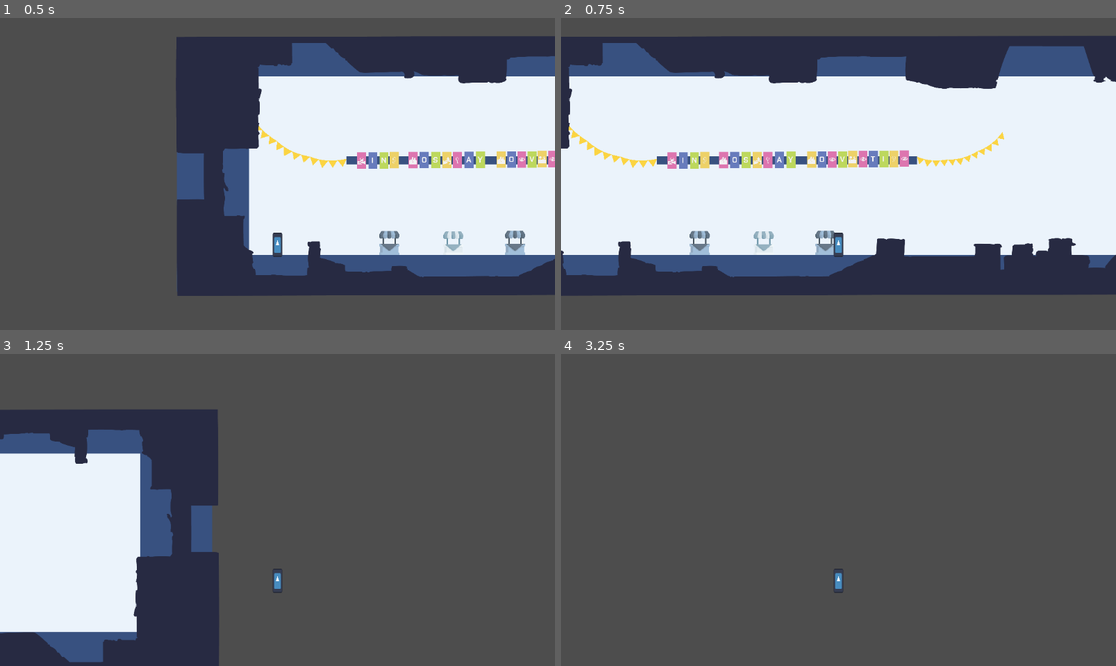
Above: before the commit, frames 1-4 (two rows, left to right).
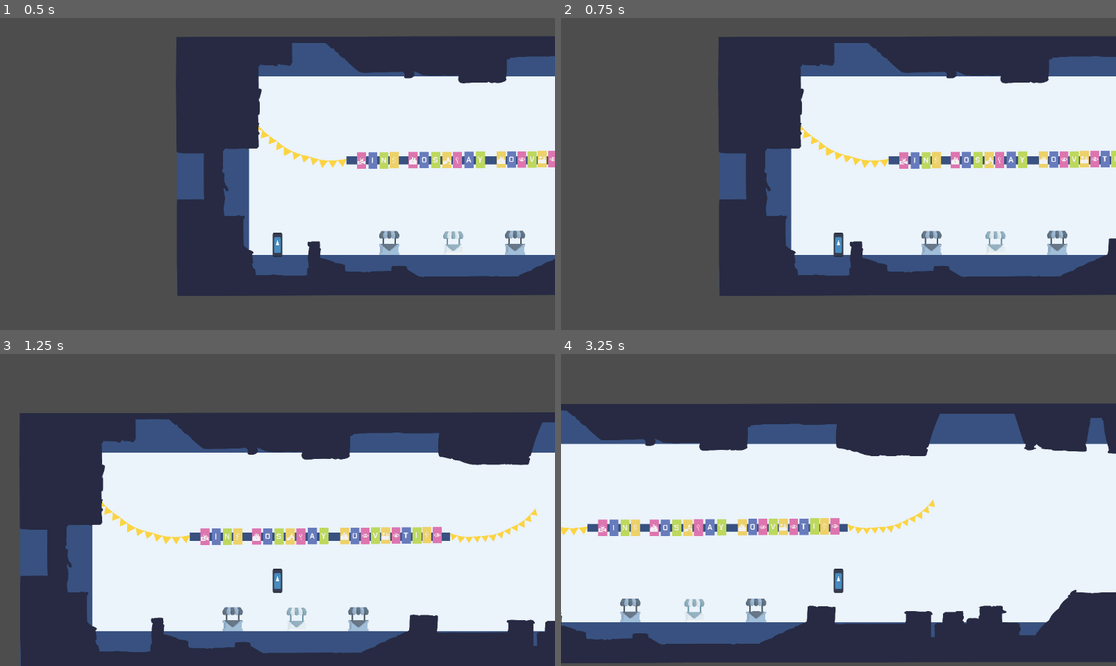
Above: after the commit, the same moments.

Repository: EGJ-25-Double/Platformer
Game: Godot game, scene res://map/Map.tscn
Two runs of this game, one before a commit and one after it. Both use one fixed random seed, a clock stepped at 60 frames per second and the inputs below. The engine's default icon, where the game draws it, is replaced by a stand-in: a white triangle on a blue panel in a dark square.
Inputs:
- Up to frame 1 (0.5 s): no input
- Up to frame 2 (0.75 s): hold D (move_right) from 0.53 s (still down)
- Up to frame 3 (1.25 s): keep holding D (move_right); tap Space (jump) at 0.77 s
- Up to frame 4 (3.25 s): tap Space (jump) at 1.52, 3.02 s; release D (move_right) at 2.03 s; hold A (move_left) 2.03-2.78 s; hold D (move_right) from 2.78 s (still down)

Frame 1 is identical in both runs. In frame 2, 42% of the frame differs, in the area x 0-100%, y 5-90%; in frame 3, 72%; in frame 4, 83%, in the area x 0-100%, y 15-100%.

Commit message:
player with friction

Diff:
--- a/PlayerCharacter/player_character.gd
+++ b/PlayerCharacter/player_character.gd
@@ -1,7 +1,9 @@
-extends CharacterBody2D
+class_name PlayerCharacter extends CharacterBody2D
 
-@export var speed = 400
 @export var jump_impulse = 400
+@export var speed = 600.0
+@export var acceleration := 1800.0
+@export var friction := 1000.0
 
 var gravity = ProjectSettings.get_setting("physics/2d/default_gravity")
 
@@ -11,10 +13,17 @@
 		velocity.y = -jump_impulse
 
 func _physics_process(delta: float) -> void:
+	var direction = 0.0
+	if Input.is_action_pressed("move_left"):
+			direction -= 1.0
+	if Input.is_action_pressed("move_right"):
+			direction += 1.0
+
+	if direction != 0:
+			velocity.x = move_toward(velocity.x, direction * speed, acceleration * delta)
+	else:
+			velocity.x = move_toward(velocity.x, 0, friction * delta)
+
 	if not is_on_floor():
 		velocity.y += gravity * delta
-	if Input.is_action_pressed("move_left"):
-		velocity.x += -1  * speed
-	if Input.is_action_pressed("move_right"):
-		velocity.x += 1 * speed
 	move_and_slide()
--- /dev/null
+++ b/ui/skin_selection_menu.tscn
@@ -0,0 +1,31 @@
+[gd_scene format=3 uid="uid://bc4lp53848c3g"]
+
+[node name="SkinSelectionMenu" type="CanvasLayer"]
+
+[node name="CenterContainer" type="CenterContainer" parent="."]
+offset_right = 40.0
+offset_bottom = 40.0
+
+[node name="VBoxContainer" type="VBoxContainer" parent="CenterContainer"]
+layout_mode = 2
+
+[node name="PanelContainer" type="PanelContainer" parent="CenterContainer/VBoxContainer"]
+custom_minimum_size = Vector2(0, 120)
+layout_mode = 2
+
+[node name="SubViewport" type="SubViewport" parent="CenterContainer/VBoxContainer/PanelContainer"]
+
+[node name="HBoxContainer" type="HBoxContainer" parent="CenterContainer/VBoxContainer"]
+layout_mode = 2
+
+[node name="LeftButton" type="Button" parent="CenterContainer/VBoxContainer/HBoxContainer"]
+layout_mode = 2
+text = "<"
+
+[node name="Button2" type="Button" parent="CenterContainer/VBoxContainer/HBoxContainer"]
+layout_mode = 2
+text = "Back"
+
+[node name="RightButton" type="Button" parent="CenterContainer/VBoxContainer/HBoxContainer"]
+layout_mode = 2
+text = ">"
